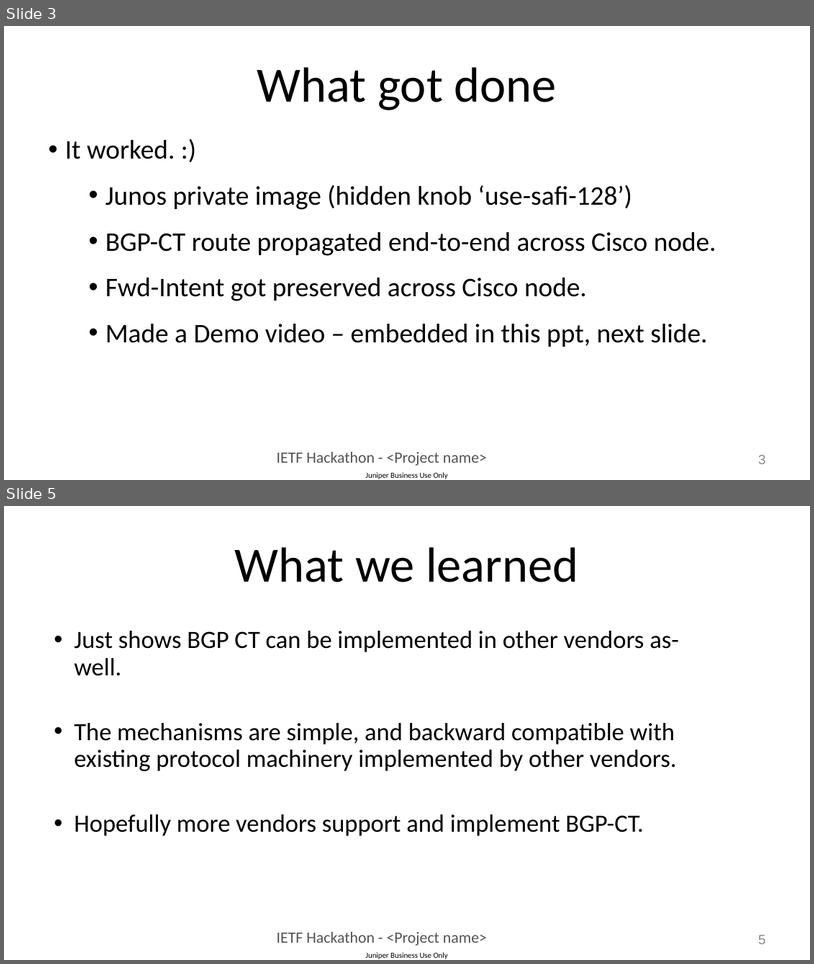
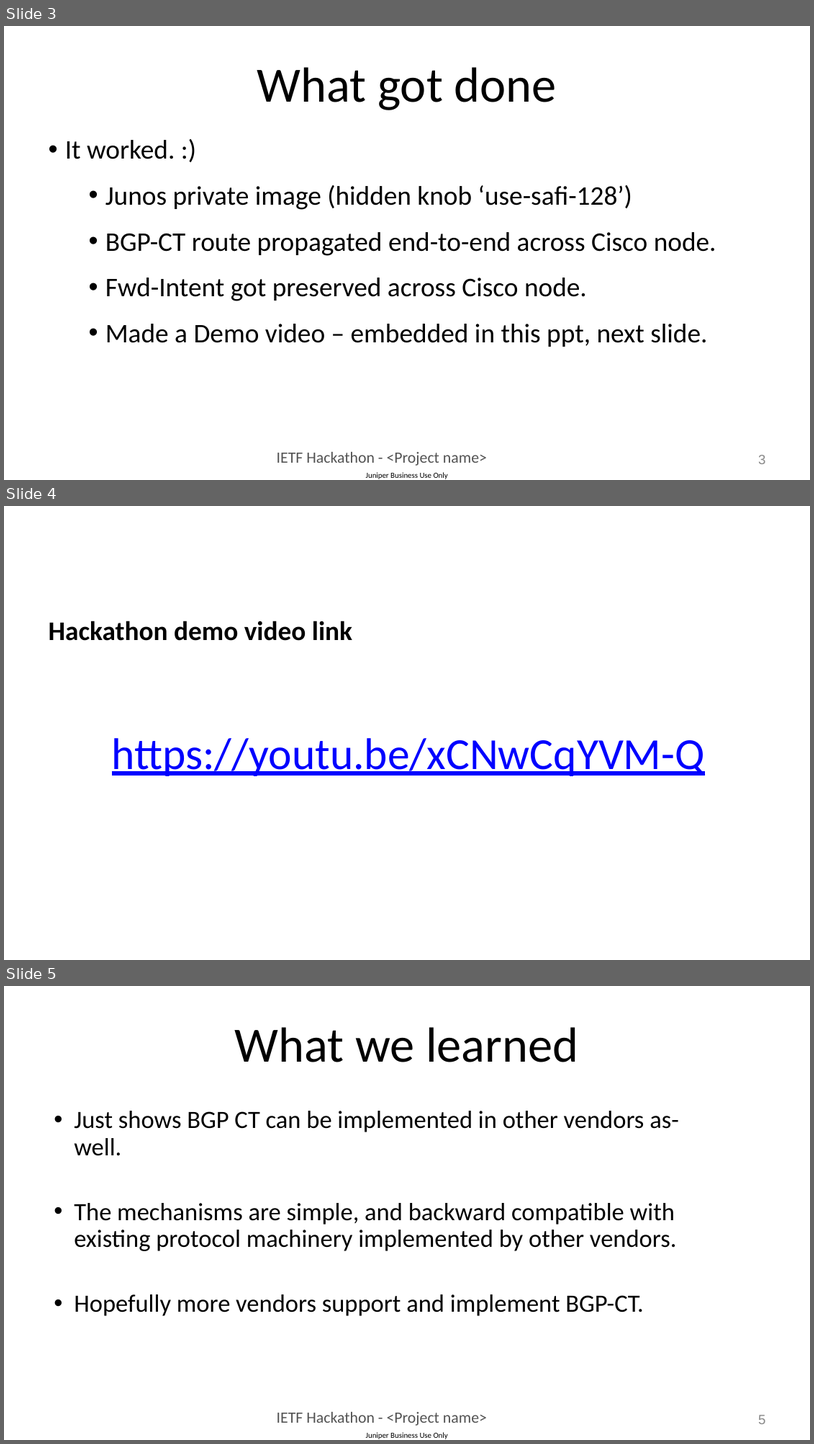
Before and after one commit to IETF-Hackathon/ietf115-project-presentations, a slide deck: ietf-115-bgp-ct-junos-ios-xr-hackathon.pptx. Shown one above the other, each under a label of ours: slides 3 and 5 before the commit, slides 3, 4 and 5 after it; the slides between them are not shown. The pictures are 814x964 and 814x1444 pixels, drawn with LibreOffice and Linux fonts; fonts in the diff are those of the drawing. Boxes give left, top, right and bottom in pixels: in the first picture for what was removed or moved away, otherwise in the second. Text is boxed around its words. In the diff, an @@ line names an element or a change of style, - is before the commit and + after.

Commit message:
avoid embedded video
the embedded youtube video was not loading properly, replacing it with a link.

```diff
--- a/ietf-115-bgp-ct-junos-ios-xr-hackathon.pptx
+++ b/ietf-115-bgp-ct-junos-ios-xr-hackathon.pptx
@@ slide 4 added at bbox=[4, 506, 810, 960], background #FFFFFF @@
@@ text added at bbox=[49, 620, 352, 641], 24 pt, text #000000, bold @@
+Hackathon demo video link
@@ title added at bbox=[112, 738, 705, 776], 39.6 pt, text #0000FF, underline @@
+https://youtu.be/xCNwCqYVM-Q
```
Also in this commit, not shown: 1 slide removed.
